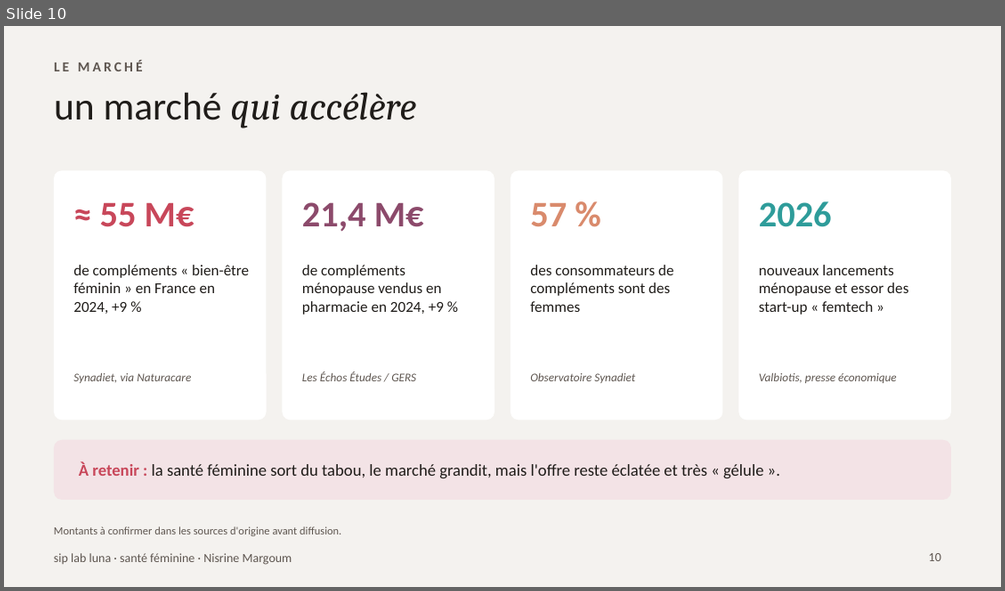
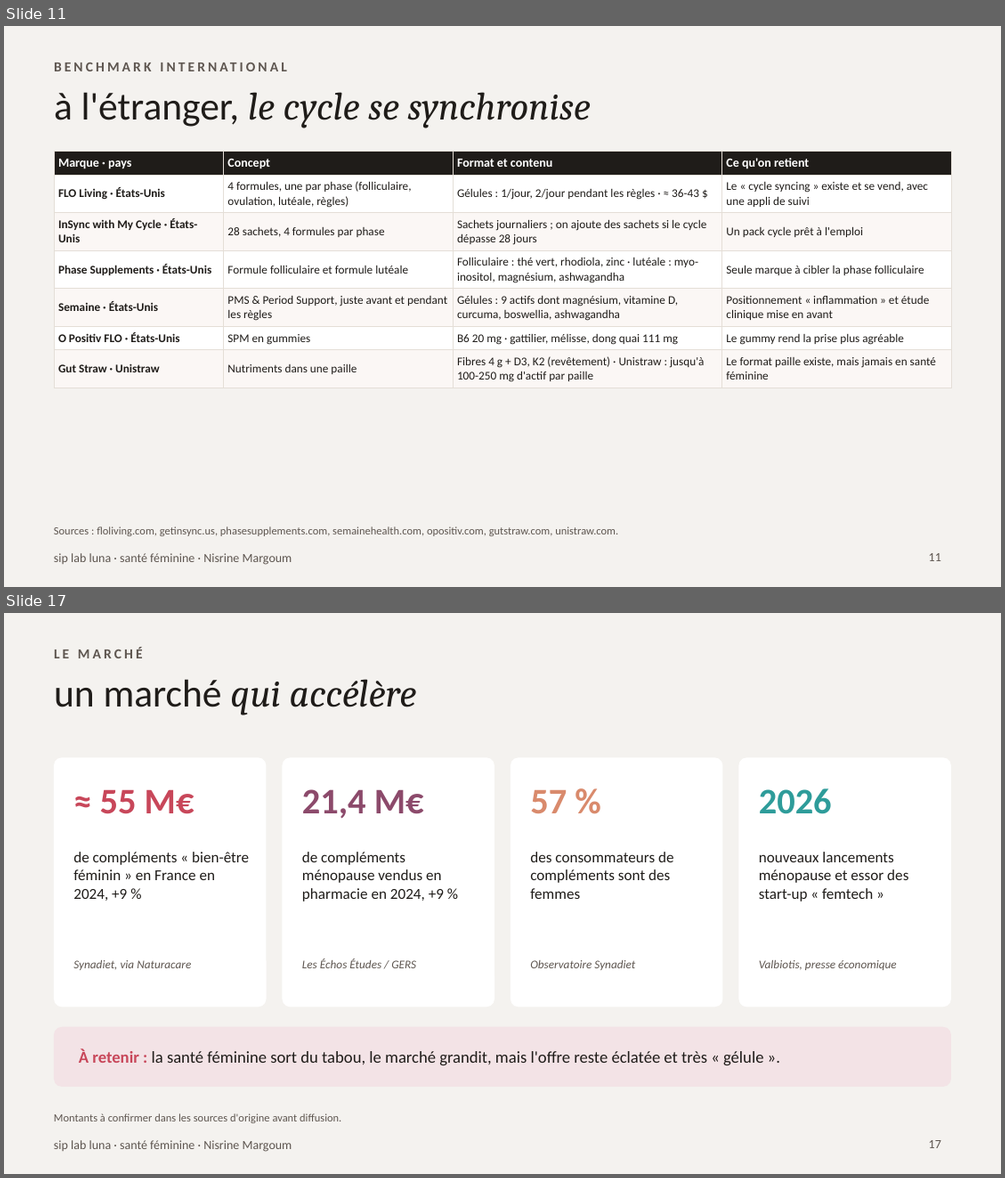
Before and after one commit to nisrine-max/mon-sitee, a slide deck: pitch/siplab-luna-problematique.pptx. Shown one above the other, each under a label of ours: slide 10 before the commit, slides 11 and 17 after it; the slides between them are not shown. The pictures are 1005x591 and 1005x1178 pixels, drawn with LibreOffice and Linux fonts; fonts in the diff are those of the drawing. Boxes give left, top, right and bottom in pixels: in the first picture for what was removed or moved away, otherwise in the second. Text is boxed around its words. In the diff, an @@ line names an element or a change of style, - is before the commit and + after.

```diff
--- a/pitch/siplab-luna-problematique.pptx
+++ b/pitch/siplab-luna-problematique.pptx
@@ slide 11 added at [4,26,1001,587], background #F4F2EF; not listed: 1 template element that a slide beside it also shows @@
@@ text added at [54,58,951,83], 10 pt, text #5E5650, bold @@
+BENCHMARK INTERNATIONAL
@@ title added at [54,92,591,128], 28 pt, text #1F1C19, italic @@
+à l'étranger, le cycle se synchronise
@@ table added at [54,151,951,386], 7 rows, 4 columns @@
+Marque · pays | Concept | Format et contenu | Ce qu'on retient
+FLO Living · États-Unis | 4 formules, une par phase (folliculaire, ovulation, lutéale, règles) | Gélules : 1/jour, 2/jour pendant les règles · ≈ 36-43 $ | Le « cycle syncing » existe et se vend, avec une appli de suivi
+InSync with My Cycle · États-Unis | 28 sachets, 4 formules par phase | Sachets journaliers ; on ajoute des sachets si le cycle dépasse 28 jours | Un pack cycle prêt à l'emploi
+Phase Supplements · États-Unis | Formule folliculaire et formule lutéale | Folliculaire : thé vert, rhodiola, zinc · lutéale : myo-inositol, magnésium, ashwagandha | Seule marque à cibler la phase folliculaire
+Semaine · États-Unis | PMS & Period Support, juste avant et pendant les règles | Gélules : 9 actifs dont magnésium, vitamine D, curcuma, boswellia, ashwagandha | Positionnement « inflammation » et étude clinique mise en avant
+O Positiv FLO · États-Unis | SPM en gummies | B6 20 mg · gattilier, mélisse, dong quai 111 mg | Le gummy rend la prise plus agréable
+Gut Straw · Unistraw | Nutriments dans une paille | Fibres 4 g + D3, K2 (revêtement) · Unistraw : jusqu'à 100-250 mg d'actif par paille | Le format paille existe, mais jamais en santé féminine
@@ text added at [54,526,618,536], 8 pt, text #5E5650 @@
+Sources : floliving.com, getinsync.us, phasesupplements.com, semainehealth.com, opositiv.com, gutstraw.com, unistraw.com.
@@ page number added at [929,553,941,561], 9 pt, text #5E5650 @@
+11
@@ what was slide 10 is now slide 17 @@
@@ page number at [929,1140,941,1148]: text changed @@
-10
+17
```
Also in this commit, not shown: 5 slides changed, 7 other slides added, 1 slide removed.
